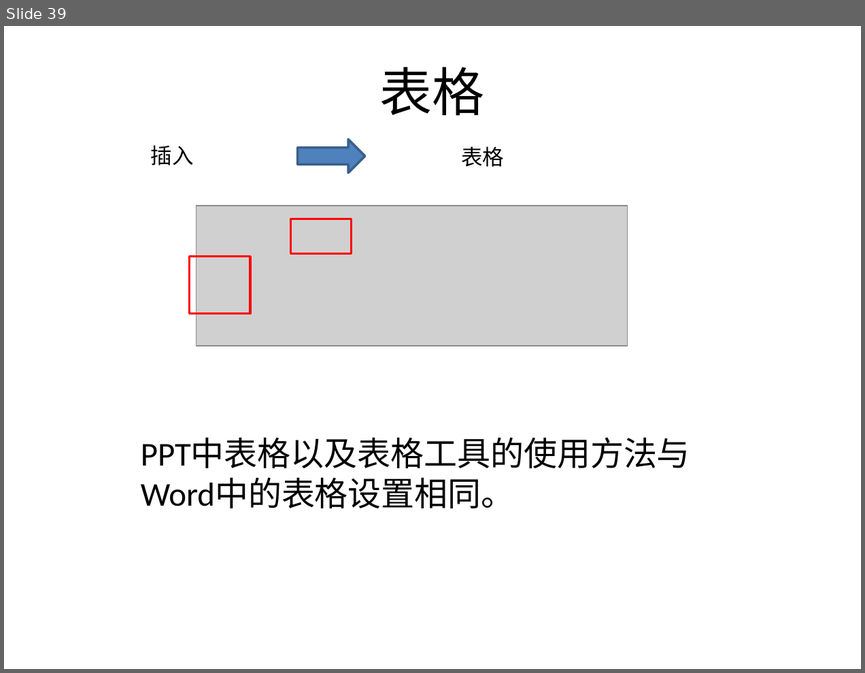
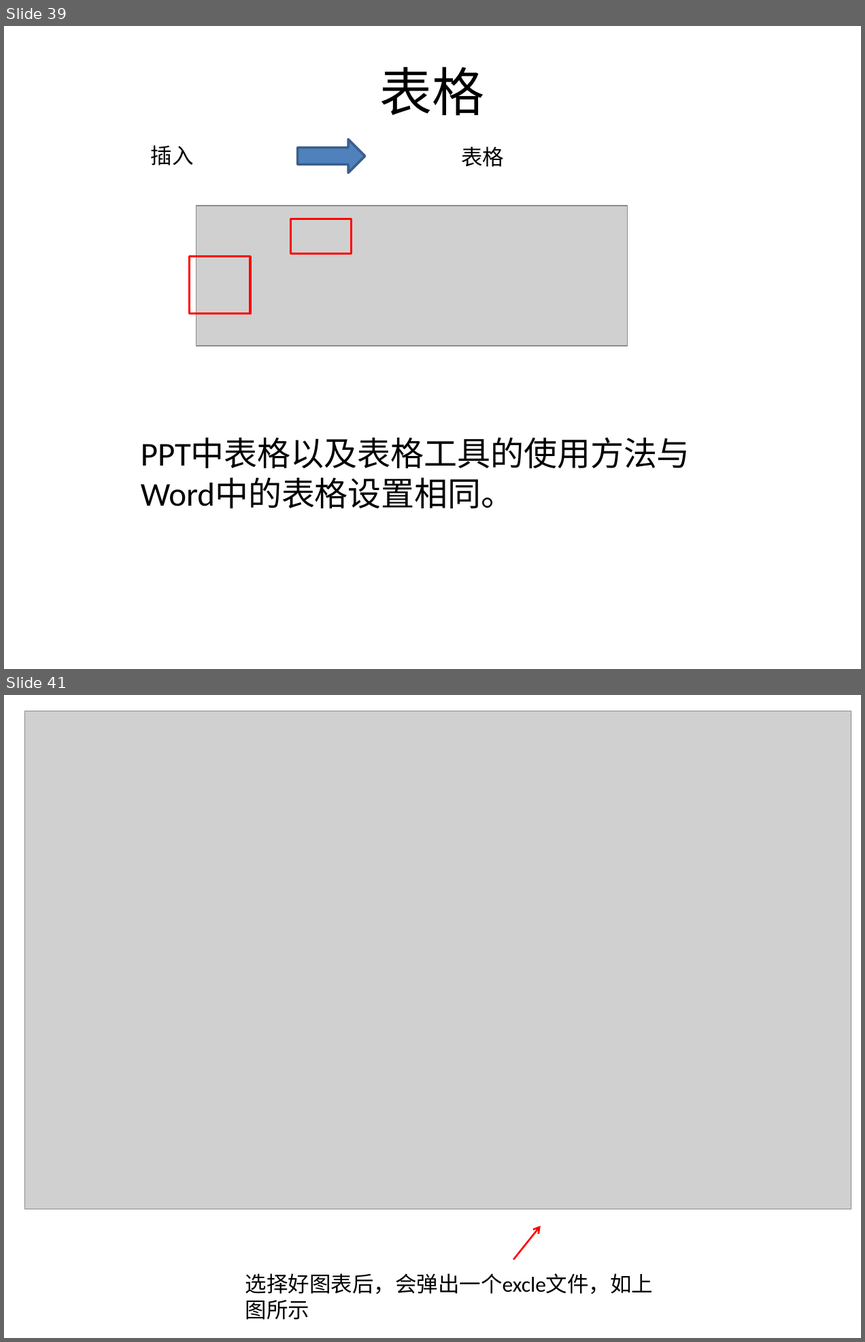
Before and after one commit to sans123wx/class, a slide deck: 第5章ppt/PowerPoint.pptx. Shown one above the other, each under a label of ours: slide 39 before the commit, slides 39 and 41 after it; the slides between them are not shown. The pictures are 865x673 and 865x1342 pixels, drawn with LibreOffice and Linux fonts; fonts in the diff are those of the drawing; grey boxes stand for pictures. Boxes give left, top, right and bottom in pixels: in the first picture for what was removed or moved away, otherwise in the second. Text is boxed around its words. In the diff, an @@ line names an element or a change of style, - is before the commit and + after.

```diff
--- a/第5章ppt/PowerPoint.pptx
+++ b/第5章ppt/PowerPoint.pptx
@@ slide 41 added at [4, 695, 861, 1338], background #FFFFFF @@
@@ picture added at [24, 711, 851, 1209] @@
@@ arrow added from (513, 1259) to (541, 1225), #FF0000 1.5 pt @@
@@ text added at [245, 1273, 653, 1319], 18 pt, text #000000 @@
+选择好图表后，会弹出一个excle文件，如上图所示
```
Also in this commit, not shown: 1 slide changed, 5 other slides added, 9 other files.
